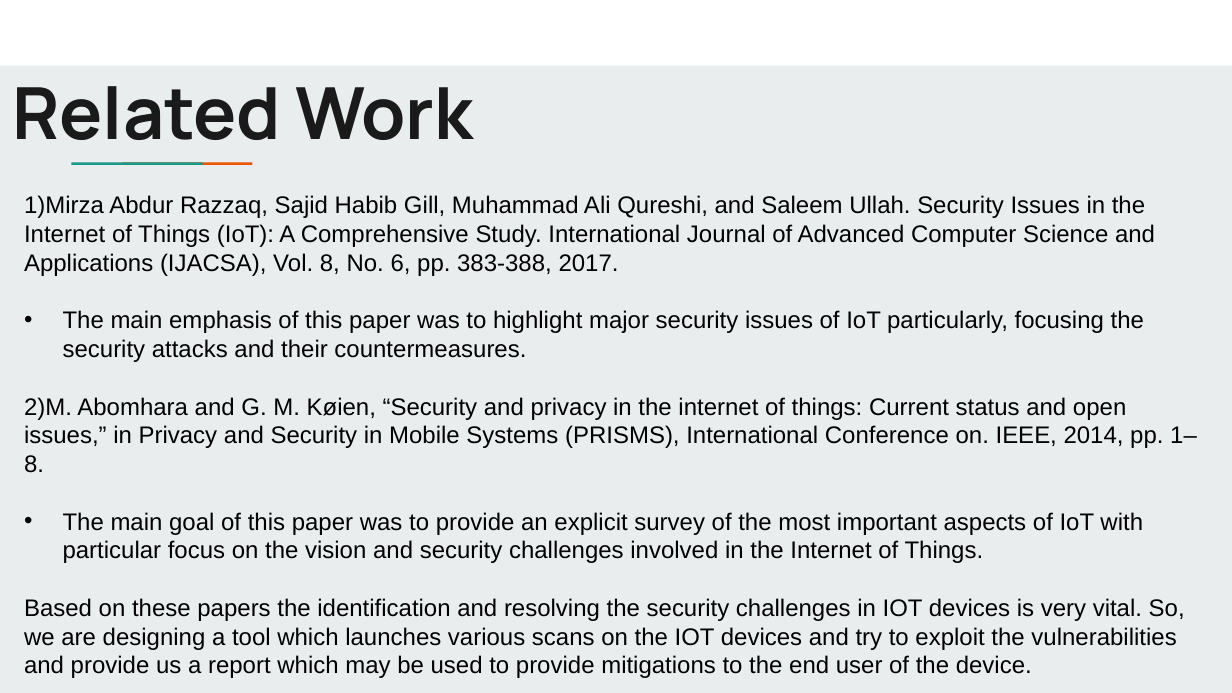
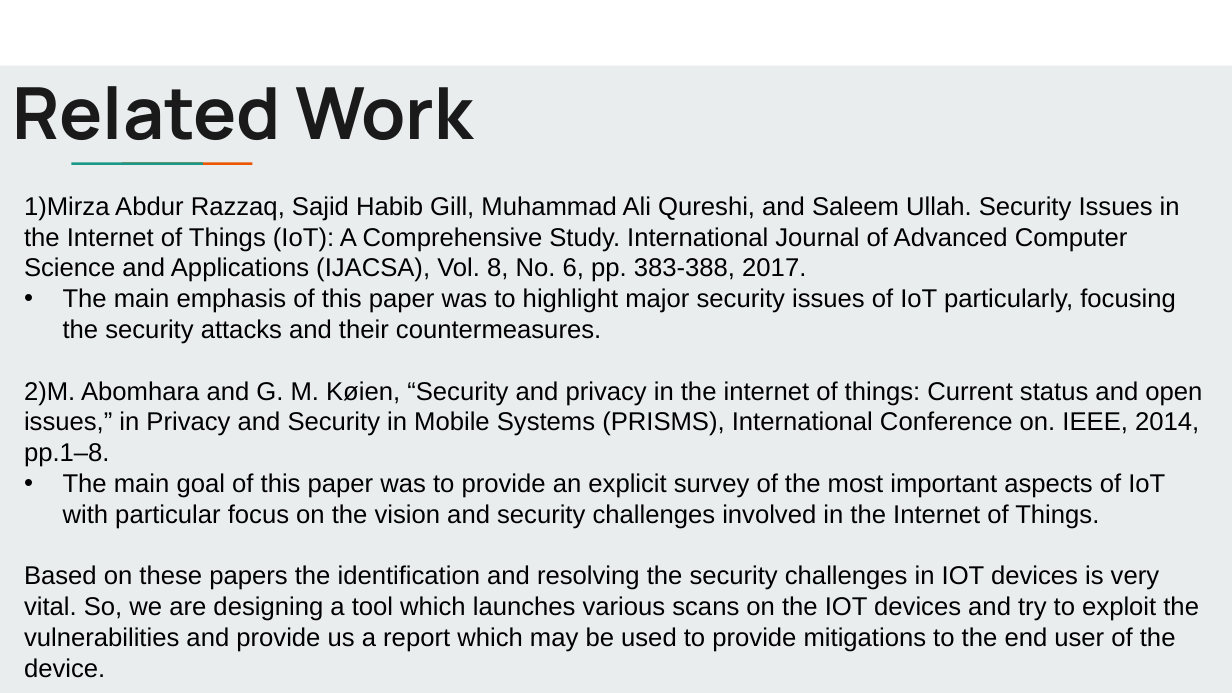
Before and after one commit to nagavenkatallu/IoTArM0r, a slide deck: slide 8 of IoTArM0r.pptx. Drawn at 1232x693 pixels with LibreOffice and Linux fonts; fonts in the diff are those of the drawing. Boxes give left, top, right and bottom in pixels: in the first picture for what was removed or moved away, otherwise in the second. Text is boxed around its words. In the diff, an @@ line names an element or a change of style, - is before the commit and + after.

Commit message:
progess ppt

```diff
--- a/IoTArM0r.pptx
+++ b/IoTArM0r.pptx
@@ text at bbox=[24, 196, 1199, 678]: size 14 to 15 pt in "1)Mirza Abdur Razzaq, Sajid Habib Gill, Muhammad ...", "The main emphasis of this paper was ...", "The main goal of this paper was ...", "Based on these papers the identification and ..." @@
@@ text at bbox=[24, 381, 1202, 467]: text changed; size 14 to 15 pt @@
-2)M. Abomhara and G. M. Køien, “Security and privacy in the internet of things: Current status and open issues,” in Privacy and Security in Mobile Systems (PRISMS), International Conference on. IEEE, 2014, pp. 1–8.
+2)M. Abomhara and G. M. Køien, “Security and privacy in the internet of things: Current status and open issues,” in Privacy and Security in Mobile Systems (PRISMS), International Conference on. IEEE, 2014, pp.1–8.
```
